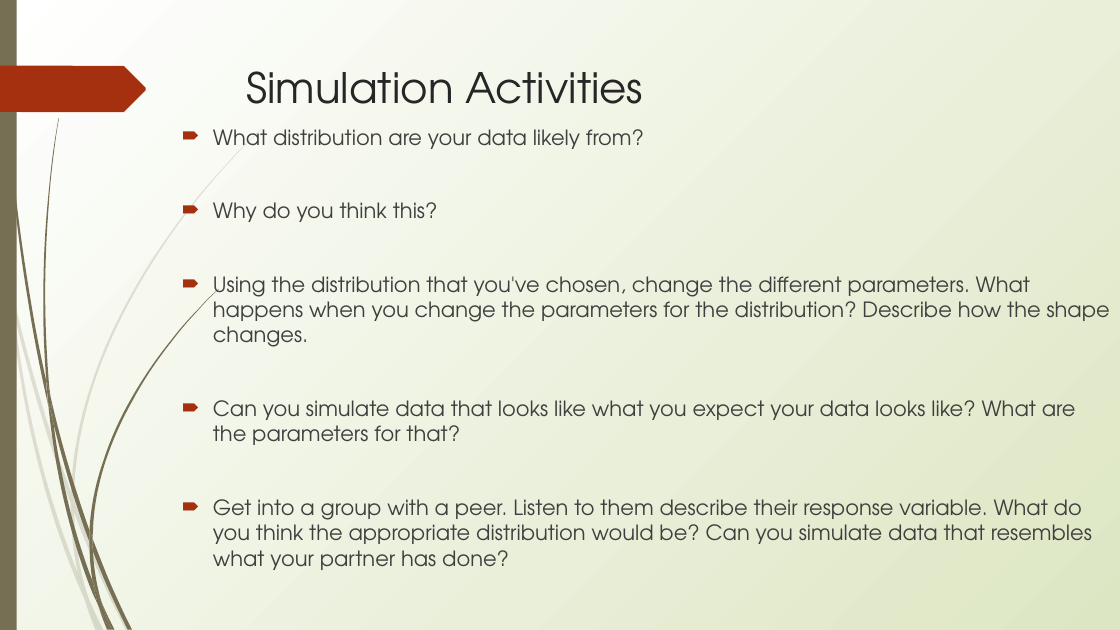
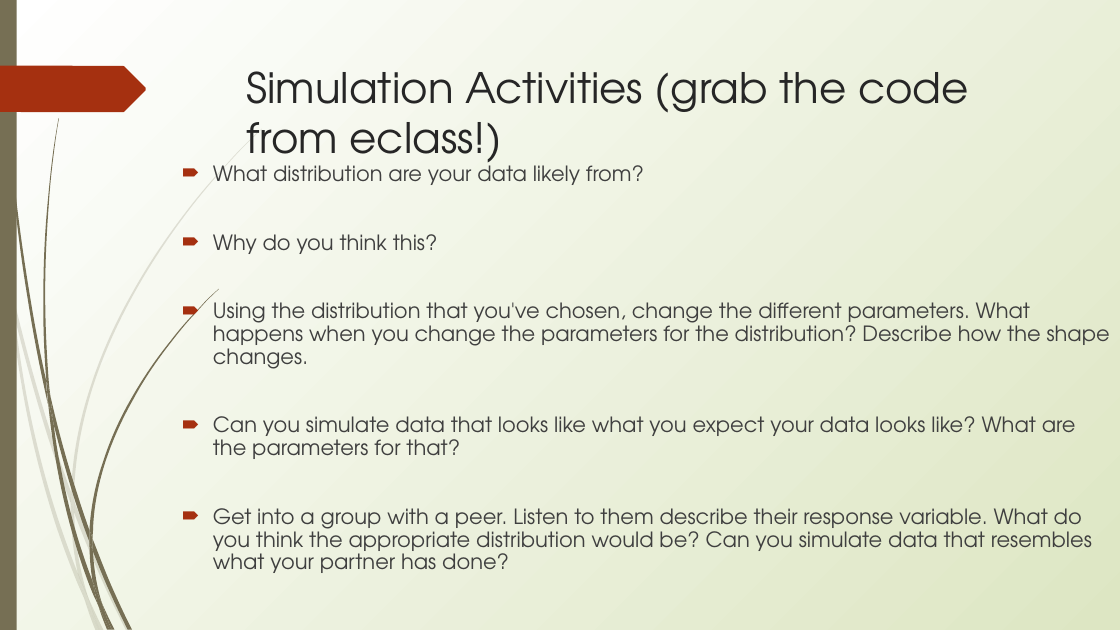
Before and after one commit to erynmcfarlane/GraduateStatsClass, a slide deck: slide 24 of Lecture2_v1.pptx (slide 23 before the commit). Drawn at 1120x630 pixels with LibreOffice and Linux fonts; fonts in the diff are those of the drawing. Boxes give left, top, right and bottom in pixels: in the first picture for what was removed or moved away, otherwise in the second. Text is boxed around its words. In the diff, an @@ line names an element or a change of style, - is before the commit and + after.

Commit message:
updating some lecture slides

```diff
--- a/Lecture2_v1.pptx
+++ b/Lecture2_v1.pptx
@@ title at (247,71,969,173): text changed @@
-Simulation Activities
+Simulation Activities (grab the code from eclass!)
@@ text "What distribution are your data ...": place and size @@
-text "What distribution are your data ..." at (213,129,1110,570)
+text "What distribution are your data ..." at (213,159,1110,573)
@@ text "What distribution are your data ..." at (213,159,1110,573): line spacing 1 to 0.9 @@
```
Also in this commit, not shown: 1 other slide changed, 1 slide added, 1 other file.
